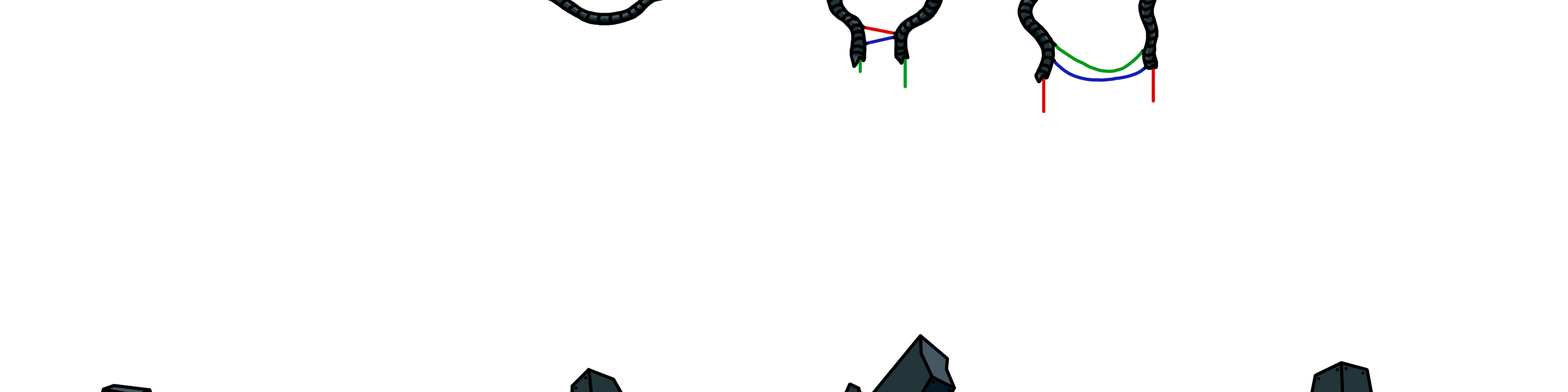
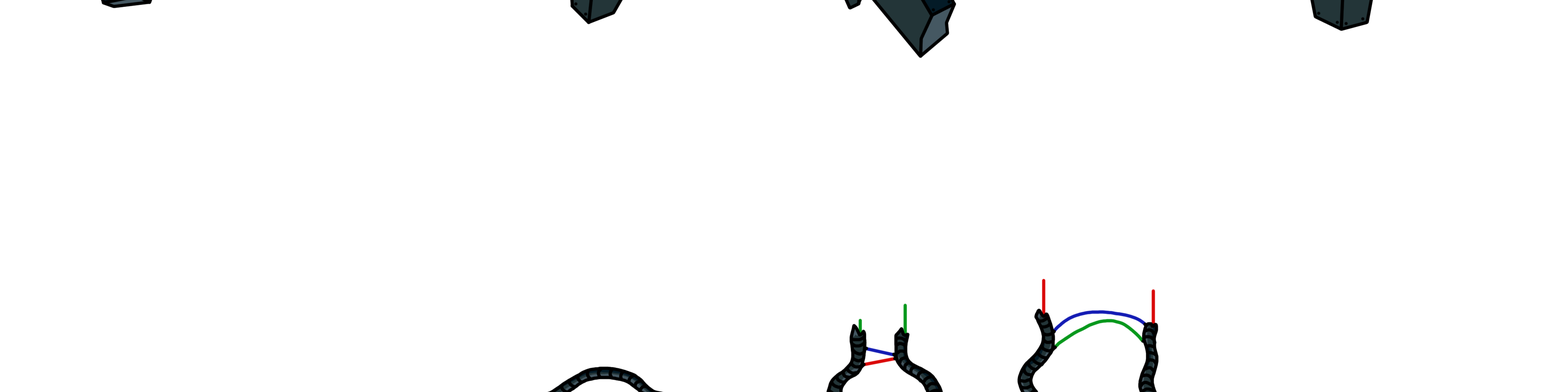
Layer changes from the first 1568×392 image to the second:
painted on "Linework" over [100, 0, 1374, 392]
painted on "Color" over [100, 0, 1371, 392]
